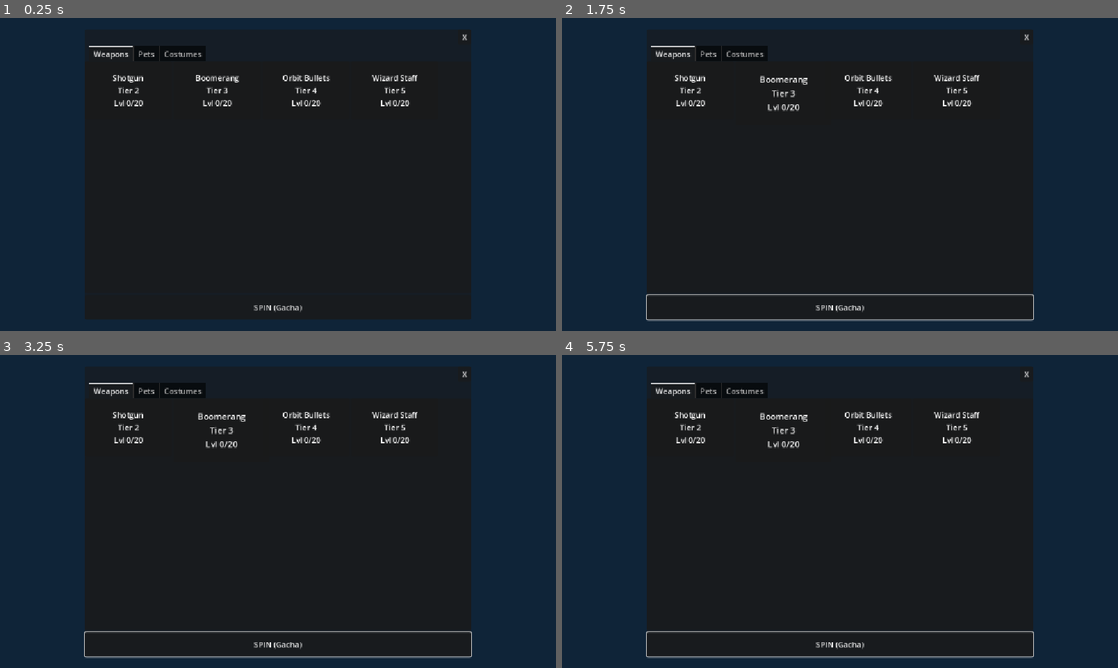
Above: before the commit, frames 1-4 (two rows, left to right).
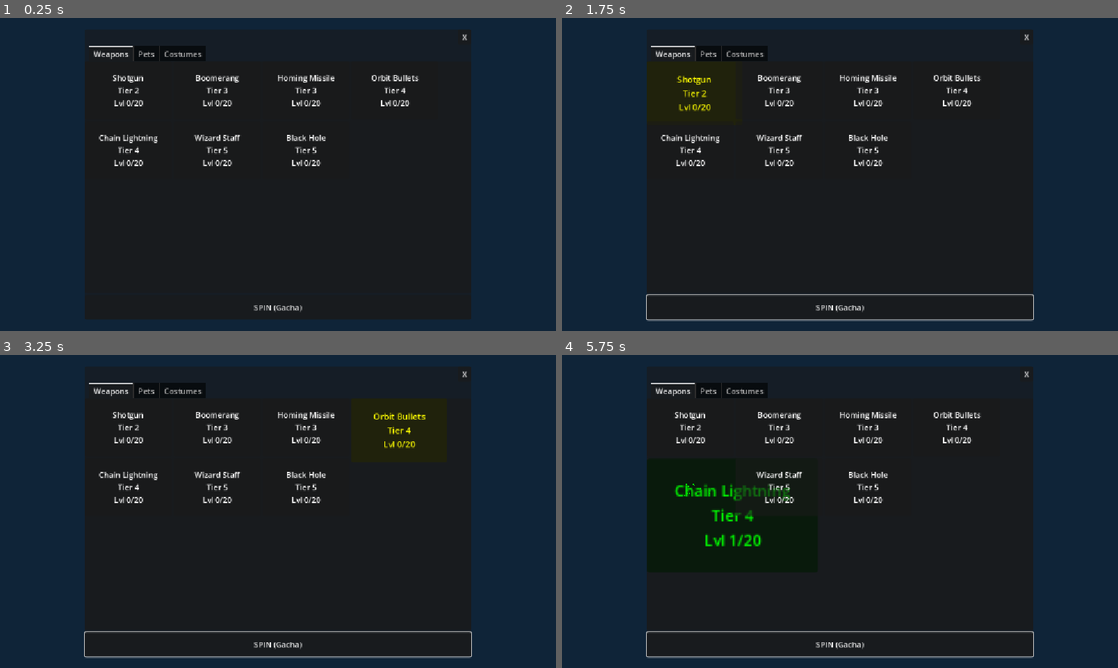
Above: after the commit, the same moments.

Repository: MusTea200/AFKMonsters
Game: Godot game, scene res://GachaUI.tscn
Same seed, same stepped clock (60 frames per second), same inputs: the game is played once before the commit and once after it. This scene is started directly instead of the project's main scene.
Inputs (mouse positions are in pixels of both pictures, inside the frame that each line leads up to):
- Up to frame 1 (0.25 s): no input
- Up to frame 2 (1.75 s): click "SPIN (Gacha)" at 0.5 s; tap Enter at 1.25 s; move the mouse to (962, 158) at 1.27 s; hold Right (ui_right) from 1.28 s (still down); tap 1 at 1.35 s; click (962, 158) at 1.42 s; tap Space at 1.52 s
- Up to frame 3 (3.25 s): tap Space at 1.82 s; release Right (ui_right) at 2 s; drag from (166, 527) to (250, 574) at 2.02 s; move the mouse to (333, 442) at 2.77 s; hold Right (ui_right) from 2.78 s (still down); tap E at 2.85 s
- Up to frame 4 (5.75 s): release Right (ui_right) at 3.5 s; drag from (812, 574) to (673, 464) at 3.52 s; move the mouse to (1006, 558) at 4.27 s; hold Left (ui_left) 4.28-5 s; tap 1 at 4.35 s; tap Space at 4.52, 4.82 s; drag from (673, 464) to (756, 433) at 5.02 s

The runs differ from the first frame. In frame 1, 1.0% of the frame differs, in the area x 17-76%, y 18-48%; in frame 2, 1.7%; in frame 3, 1.6%; in frame 4, 1.9%, in the area x 20-76%, y 18-62%.

Commit message:
feat(gacha, core): 5s spin matrix, instant-resolve, new items, and Hard Pause logic
Co-authored-by: MusTea200 <172600404+MusTea200@users.noreply.github.com>

Diff:
--- a/godot_project/Arena.gd
+++ b/godot_project/Arena.gd
@@ -182,6 +182,7 @@
 	_initial_node_spawn()
 
 func _process(delta: float) -> void:
+	if get_tree().paused: return
 	if get_tree().paused or not is_instance_valid(player_node):
 		return # Oyun durduysa motoru hiç yorma
 	if not get_tree().paused:
--- a/godot_project/Enemy.gd
+++ b/godot_project/Enemy.gd
@@ -70,6 +70,7 @@
 	body_entered.connect(_on_body_entered)
 
 func _process(delta: float) -> void:
+	if get_tree().paused: return
 	var movement = Vector2.ZERO
 	# Kuzeye bakan polygon'u ilerledigi yone dondur
 	if movement != Vector2.ZERO and not is_boss:
--- a/godot_project/GachaUI.gd
+++ b/godot_project/GachaUI.gd
@@ -4,26 +4,36 @@
 	"pets": [
 		{"name": "Hızlandırıcı Kedi", "tier": 1},
 		{"name": "Zamanla Can Basan Doktor Dron", "tier": 2},
-		{"name": "Alev Püskürten Ejderha", "tier": 5}
+		{"name": "Ruh Emici", "tier": 3},
+		{"name": "Kalkan Dronu", "tier": 4},
+		{"name": "Alev Püskürten Ejderha", "tier": 5},
+		{"name": "Şifacı Peri", "tier": 5}
 	],
 	"costumes": [
 		{"name": "Maksimum Can Artırıcı", "tier": 1},
 		{"name": "İtme Dalgası", "tier": 3},
+		{"name": "Gölge Koşucu", "tier": 3},
+		{"name": "Mıknatıs Zırhı", "tier": 4},
+		{"name": "Reflektör", "tier": 5},
 		{"name": "Run Başı 1 Kez Dirilme", "tier": 5}
 	],
 	"weapons": [
 		{"name": "Shotgun", "tier": 2},
 		{"name": "Boomerang", "tier": 3},
+		{"name": "Homing Missile", "tier": 3},
 		{"name": "Orbit Bullets", "tier": 4},
-		{"name": "Wizard Staff", "tier": 5}
+		{"name": "Chain Lightning", "tier": 4},
+		{"name": "Wizard Staff", "tier": 5},
+		{"name": "Black Hole", "tier": 5}
 	]
 }
 
 var grid: GridContainer
 var spin_btn: Button
 var is_spinning: bool = false
-var spin_time: float = 0.0
+var spin_time_elapsed: float = 0.0
 var spin_delay: float = 0.05
+var spin_step_timer: float = 0.0
 var current_index: int = 0
 var target_index: int = 0
 var roll_count: int = 0
@@ -48,6 +58,9 @@
 	grid = tab.get_node("Weapons").get_node("GridContainer")
 
 	close_btn.pressed.connect(func():
+		if is_spinning:
+			is_spinning = false
+			_award_item(target_index)
 		get_tree().paused = false
 		queue_free()
 	)
@@ -105,45 +118,47 @@
 	# hedefte durduracagiz. Animasyonun icinde _process te halledecegiz.
 
 	# Hedef indeks bulundu. Donusu baslat:
-	spin_time = 0.0
-	spin_delay = 0.02 # Baslangicta inanilmaz hizli don!
-	roll_count = 40 + target_index # 40 tam tur + hedefe varis
+	spin_time_elapsed = 0.0
+	spin_step_timer = 0.0
+	spin_delay = 0.02
 
 func _process(delta: float) -> void:
 	if not is_spinning: return
 
-	spin_time += delta
-	if spin_time >= spin_delay:
-		spin_time = 0.0
-
-		# Reset old glow
+	spin_time_elapsed += delta
+	spin_step_timer += delta
+
+	# Ussel yavaslama
+	var t = min(spin_time_elapsed / 5.0, 1.0)
+	spin_delay = lerp(0.02, 0.4, pow(t, 3.0))
+
+	if spin_step_timer >= spin_delay:
+		spin_step_timer = 0.0
+
 		if current_index < grid.get_child_count():
 			grid.get_child(current_index).modulate = Color.WHITE
 			grid.get_child(current_index).scale = Vector2.ONE
 
 		current_index = (current_index + 1) % grid.get_child_count()
 
-		# Set new glow
-
-		# Cyberpunk ses tınısı simülasyonu (Bip Bop)
-		# AudioStreamPlayer eklenebilir
-
-
-		# Profesyonel Near Miss Yavaslamasi
-		roll_count -= 1
-
-		if roll_count < 10:
-			spin_delay += 0.08 # Sona yaklastikca katlanarak yavasla
-
-			# Sondan 1 ve 2 onceki adimlari efsanevi esyalar mis gibi parlat
-			if roll_count == 1 or roll_count == 2:
-				grid.get_child(current_index).modulate = Color(1.0, 0.0, 1.0) # Sinsi neon mor!
+		if t > 0.8:
+			grid.get_child(current_index).modulate = Color(1.0, 0.0, 1.0) # Sinsi neon mor!
 		else:
 			grid.get_child(current_index).modulate = Color(1.5, 1.5, 0.0) # Intense Yellow/Gold
 
 		grid.get_child(current_index).scale = Vector2(1.1, 1.1)
 
-
+	if spin_time_elapsed >= 5.0:
+		is_spinning = false
+
+		# Gorseli hedefe kilitle
+		if current_index < grid.get_child_count():
+			grid.get_child(current_index).modulate = Color.WHITE
+			grid.get_child(current_index).scale = Vector2.ONE
+
+		current_index = target_index
+
+		_award_item(target_index)
 
 func _award_item(idx: int) -> void:
 	var p = grid.get_child(idx)
@@ -171,9 +186,24 @@
 
 	# Kazanilan gorsel soku
 	var tw = create_tween()
-	tw.tween_property(p, "scale", Vector2(1.5, 1.5), 0.2).set_trans(Tween.TRANS_BOUNCE)
+	tw.tween_property(p, "scale", Vector2(2.0, 2.0), 0.2).set_trans(Tween.TRANS_BOUNCE)
 	tw.tween_property(p, "scale", Vector2.ONE, 0.3)
 	p.modulate = Color.GREEN # Gecici Yesil
+
+	# Siber Particle
+	var particles = CPUParticles2D.new()
+	particles.emitting = true
+	particles.one_shot = true
+	particles.amount = 30
+	particles.lifetime = 1.0
+	particles.explosiveness = 0.9
+	particles.spread = 180.0
+	particles.gravity = Vector2.ZERO
+	particles.initial_velocity_min = 50.0
+	particles.initial_velocity_max = 150.0
+	particles.color = Color("00ff33")
+	particles.position = p.size / 2.0
+	p.add_child(particles)
 
 func _populate_tab(tab_node: Node, category: String) -> void:
 	var grid_container = tab_node.get_node("GridContainer")
--- a/godot_project/Redzone.gd
+++ b/godot_project/Redzone.gd
@@ -21,6 +21,7 @@
 
 
 func _ready() -> void:
+	process_mode = Node.PROCESS_MODE_PAUSABLE
 	add_to_group("redzones")
 
 	if not progress_bar:
@@ -58,6 +59,7 @@
 	body_exited.connect(_on_body_exited)
 
 func _process(delta: float) -> void:
+	if get_tree().paused: return
 	if is_used: return
 
 	if captured:
Not shown, changed: godot_project/MEMORY.md
